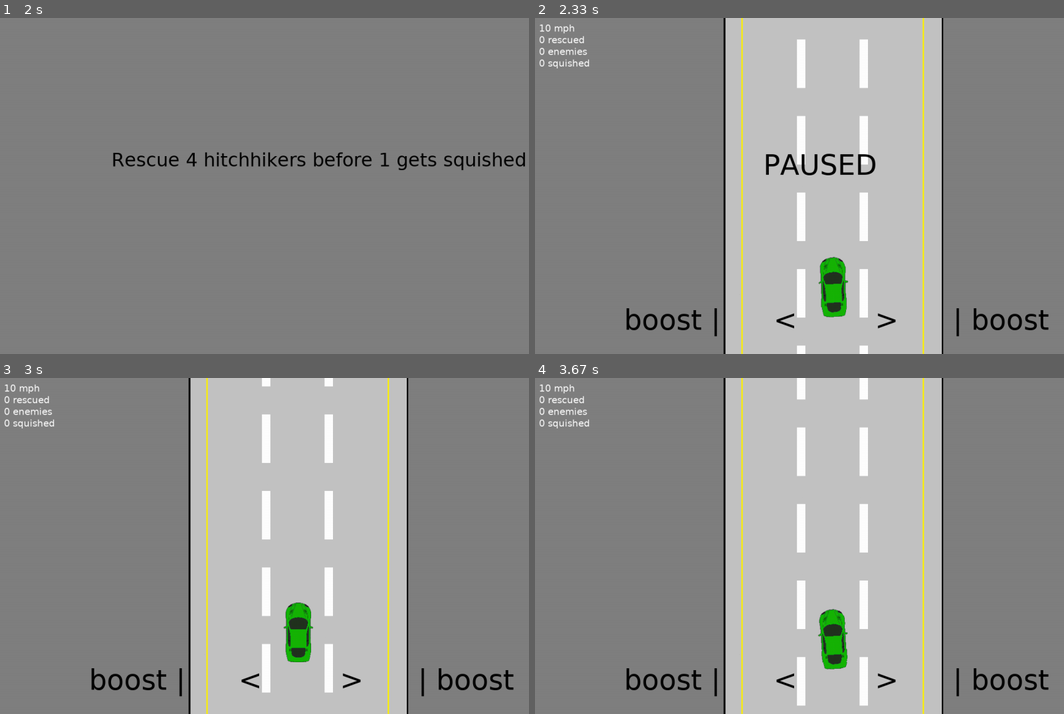
Above: before the commit, frames 1-4 (two rows, left to right).
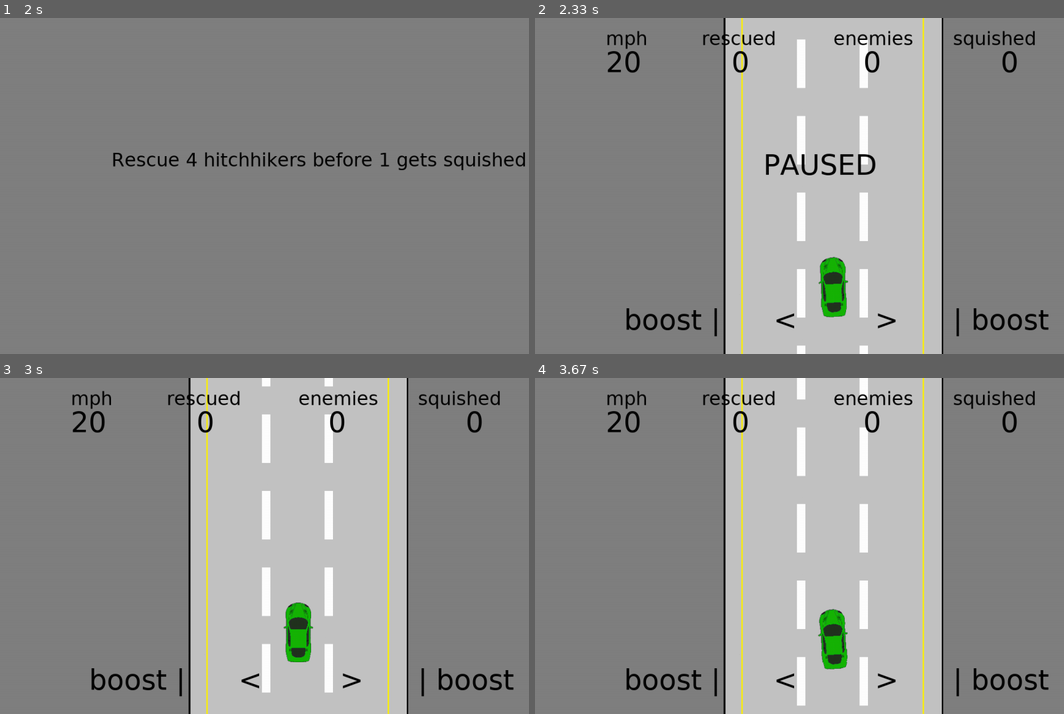
Above: after the commit, the same moments.

Repository: ronrothjr/battleship
Game: pygame game, started from tutorials/scroller/hitcher.py
Same seed, same stepped clock (60 frames per second), same inputs: the game is played once before the commit and once after it.
Inputs (mouse positions are in pixels of both pictures, inside the frame that each line leads up to):
- Up to frame 1 (2 s): click (111, 263) at 1.88 s
- Up to frame 2 (2.33 s): hold Left from 2.17 s (still down); move the mouse to (921, 68) at 2.2 s
- Up to frame 3 (3 s): release Left at 2.7 s; click "boost |" at 2.78 s
- Up to frame 4 (3.67 s): hold Left 3.07-3.47 s; move the mouse to (677, 421) at 3.1 s; hold Up from 3.5 s (still down); move the mouse to (847, 431) at 3.53 s; tap Space at 3.57 s

Frame 1 is identical in both runs. In frame 2, 1.6% of the frame differs, in the area x 0-95%, y 1-17%; in frame 3, 1.6%; in frame 4, 1.6%.

Commit message:
display scores

Diff:
--- a/tutorials/scroller/game.py
+++ b/tutorials/scroller/game.py
@@ -132,14 +132,22 @@
         return move
 
     def display_info(self):
-        speed = self.settings.font_small.render(f'{str((self.settings.speed + self.P1.boost) * 2)} mph', True, self.settings.white)
-        self.settings.display.blit(speed, (10,10))
-        scores = self.settings.font_small.render(f'{str(self.settings.rescued)} rescued', True, self.settings.white)
-        self.settings.display.blit(scores, (10,35))
-        count = self.settings.font_small.render(f'{str(self.settings.enemies.__len__())} enemies', True, self.settings.white)
-        self.settings.display.blit(count, (10,60))
-        squished = self.settings.font_small.render(f'{str(self.settings.squished)} squished', True, self.settings.white)
-        self.settings.display.blit(squished, (10,85))
+        mph = self.settings.font_medium.render('mph', True, self.settings.black)
+        self.settings.display.blit(mph, (int(self.settings.screen_width * 0.12),20))
+        speed = self.settings.font.render(f'{str((self.settings.speed + self.P1.boost) * 4)}', True, self.settings.black)
+        self.settings.display.blit(speed, (int(self.settings.screen_width * 0.12),60))
+        scores = self.settings.font_medium.render('rescued', True, self.settings.black)
+        self.settings.display.blit(scores, (int(self.settings.screen_width * 0.28),20))
+        rescued = self.settings.font.render(f'{str(self.settings.rescued)}', True, self.settings.black)
+        self.settings.display.blit(rescued, (int(self.settings.screen_width * 0.33),60))
+        count = self.settings.font_medium.render('enemies', True, self.settings.black)
+        self.settings.display.blit(count, (int(self.settings.screen_width * 0.5),20))
+        enemies = self.settings.font.render(f'{str(self.settings.enemies.__len__())}', True, self.settings.black)
+        self.settings.display.blit(enemies, (int(self.settings.screen_width * 0.55),60))
+        squished = self.settings.font_medium.render('squished', True, self.settings.black)
+        self.settings.display.blit(squished, (int(self.settings.screen_width * 0.70),20))
+        squish_count = self.settings.font.render(f'{str(self.settings.squished)}', True, self.settings.black)
+        self.settings.display.blit(squish_count, (int(self.settings.screen_width * 0.78),60))
         boost_left = self.settings.font.render('boost |', True, self.settings.black)
         self.settings.display.blit(boost_left, (int(self.settings.screen_width * 0.15), self.settings.screen_height * 0.85))
         left = self.settings.font.render('<', True, self.settings.black)
